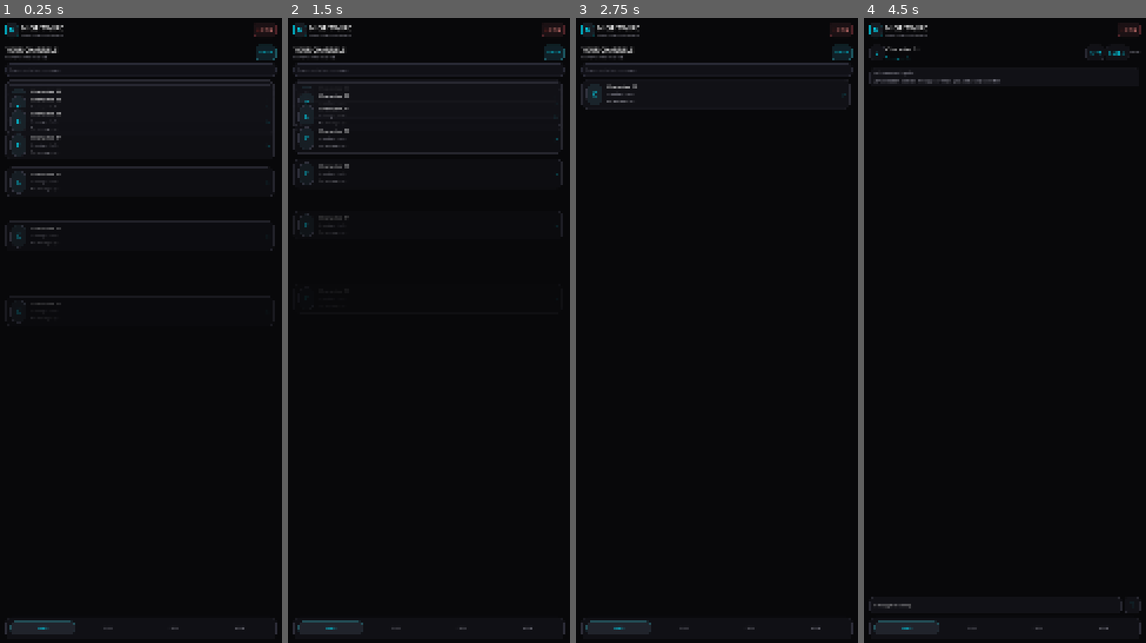
Above: before the commit, frames 1-4 (left to right).
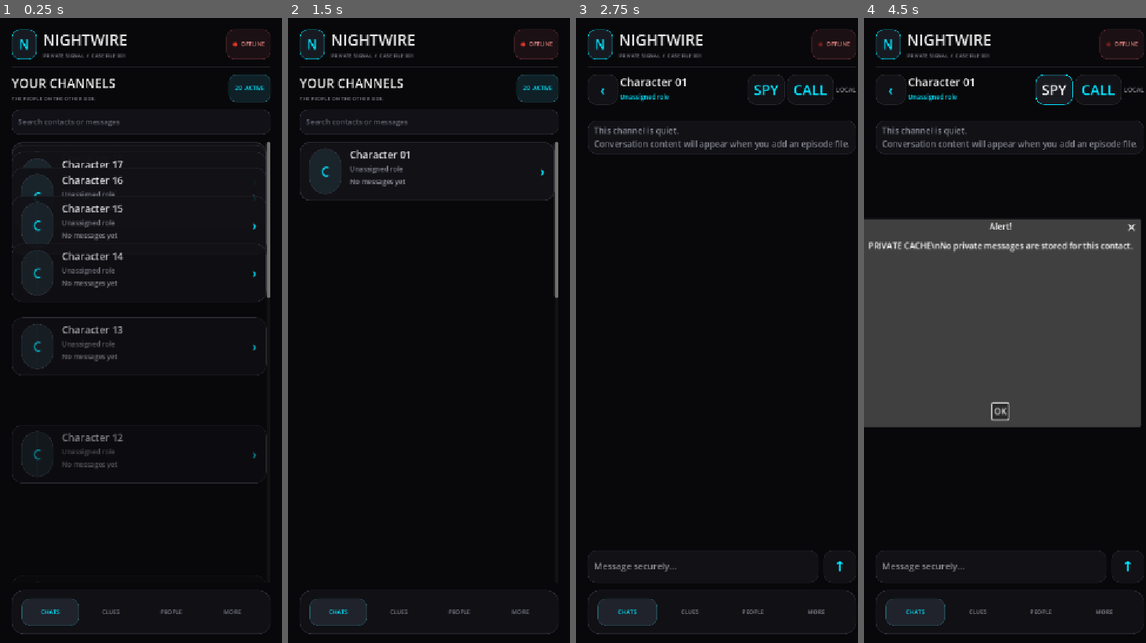
Above: after the commit, the same moments.

Repository: Nahiyan-WAE-Teams/NIGHTWIRE-GAME
Game: Godot game, scene res://scenes/main.tscn
The game is run twice, just before and just after one commit, with the same random seed, the same clock (stepped at 60 frames per second) and the same inputs.
Inputs (mouse positions are in pixels of both pictures, inside the frame that each line leads up to):
- Up to frame 1 (0.25 s): no input
- Up to frame 2 (1.5 s): click (429, 93) at 0.52 s; click (302, 55) at 1.25 s, where only the run before the commit has a clickable "‹"
- Up to frame 3 (2.75 s): click (714, 168) at 2.02 s
- Up to frame 4 (4.5 s): click (889, 86) at 2.75 s, where only the run after the commit has a clickable "‹"; click (1002, 174) at 3.52 s; click (1052, 86) at 4.25 s, where only the run after the commit has a clickable "SPY"

The runs differ from the first frame. In frame 1, 9.6% of the frame differs, in the area x 1-99%, y 1-99%; in frame 2, 5.8%; in frame 3, 4.5%; in frame 4, 37%, in the area x 0-100%, y 1-99%.

Commit message:
Fix Android UI viewport scale for portrait phones

Diff:
--- a/project.godot
+++ b/project.godot
@@ -23,8 +23,8 @@
 ChatManager="*res://scripts/core/chat_manager.gd"
 
 [display]
-window/size/viewport_width=1080
-window/size/viewport_height=2400
+window/size/viewport_width=540
+window/size/viewport_height=1200
 window/size/window_width_override=540
 window/size/window_height_override=1200
 window/stretch/mode="canvas_items"
